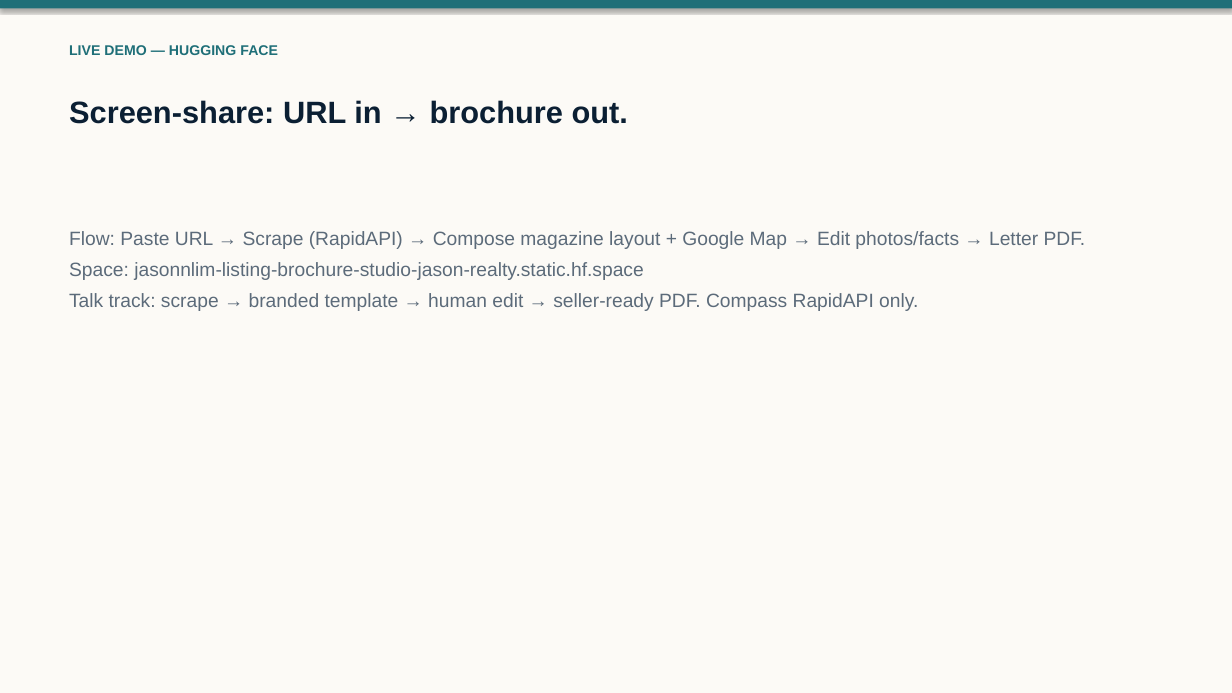
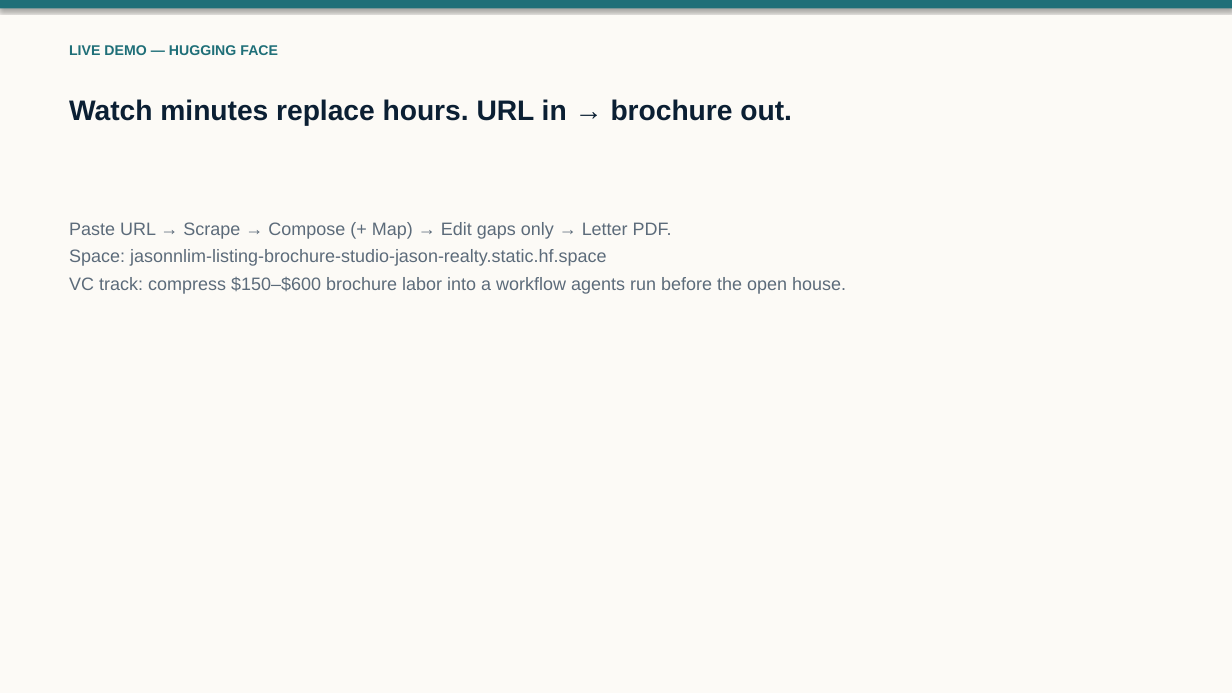
Before and after one commit to jhhlim/LLMFundamentals, a slide deck: slide 2 of Jason_Lim_Project_Notes_Demo_10min_VC_Pitch.pptx. Drawn at 1232x693 pixels with LibreOffice and Linux fonts; fonts in the diff are those of the drawing. Boxes give left, top, right and bottom in pixels: in the first picture for what was removed or moved away, otherwise in the second. Text is boxed around its words. In the diff, an @@ line names an element or a change of style, - is before the commit and + after.

```diff
--- a/Jason_Lim_Project_Notes_Demo_10min_VC_Pitch.pptx
+++ b/Jason_Lim_Project_Notes_Demo_10min_VC_Pitch.pptx
@@ text at (69, 99, 792, 126): text changed; size 24 to 22 pt @@
-Screen-share: URL in → brochure out.
+Watch minutes replace hours. URL in → brochure out.
@@ text "Paste URL → Scrape → ...": place and size @@
-text "Paste URL → Scrape → ..." at (69, 231, 1086, 311)
+text "Paste URL → Scrape → ..." at (69, 222, 846, 294)
@@ text at (69, 222, 672, 239): text changed; size 15 to 14 pt @@
-Flow: Paste URL → Scrape (RapidAPI) → Compose magazine layout + Google Map → Edit photos/facts → Letter PDF.
+Paste URL → Scrape → Compose (+ Map) → Edit gaps only → Letter PDF.
@@ text at (69, 249, 606, 266): size 15 to 14 pt in "Space: jasonnlim-listing-brochure-studio-jason-realty.static ..."; less space between paragraphs @@
@@ text at (69, 277, 846, 294): text changed; size 15 to 14 pt @@
-Talk track: scrape → branded template → human edit → seller-ready PDF. Compass RapidAPI only.
+VC track: compress $150–$600 brochure labor into a workflow agents run before the open house.
```
Also in this commit, not shown: 3 other slides changed, 2 other files.
